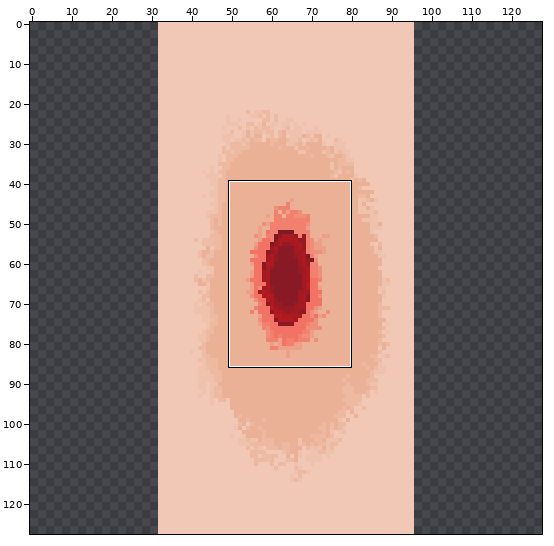
Edited in one commit: sprite sheet (Ludum Dare 43/Assets/Sprites/Enemies/eye.png). The first picture is a wide view before the edit; the outline marks the close-up.
Close-up. Before the commit:
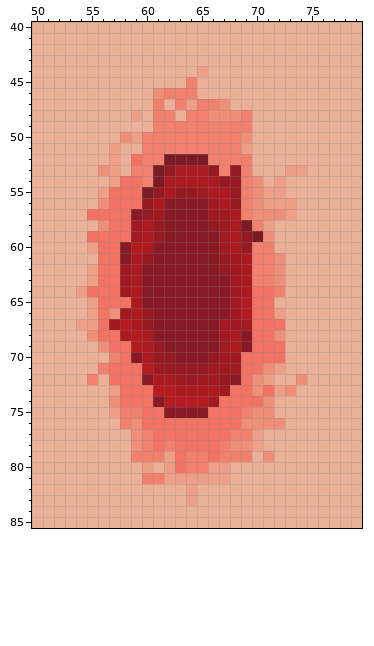
The file is 64x128 pixels. Colours within 5 levels of each other are drawn and written as one. Shown: x 50..79, y 40..85. The old version is drawn lined up with the new one, on the new canvas. The commit also changed other parts of the picture, which this record leaves out.
Once edited:
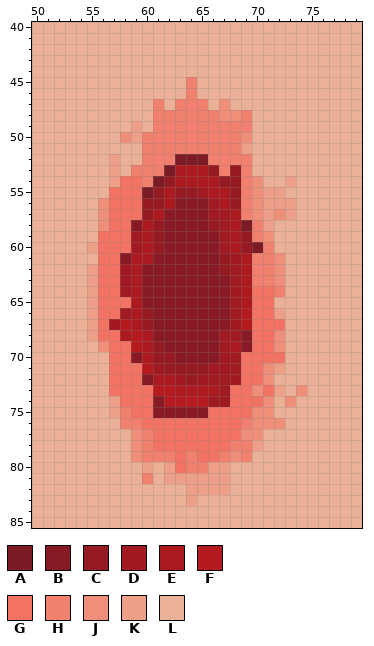
Palette (. is transparent): A #7b1b26  B #871a24  C #951a22  D #a11a21  E #ac1a20  F #b51a1f  G #f27363  H #f1806e  J #ef8f7a  K #ed9f87  L #ebb196
Change:
{"change": "canvas 64x128 -> 128x128, the old top-left corner now at 32,0"}
{"y":44,"x":65,"old":"K","new":"L"}
{"y":46,"x":61,"old":"JHH","new":"LLL"}
{"y":47,"x":64,"old":"K","new":"H"}
{"y":47,"x":66,"old":"H","new":"L"}
{"y":48,"x":59,"old":"K","new":"L"}
{"y":48,"x":63,"old":"L","new":"H"}
{"y":48,"x":66,"old":"J","new":"H"}
{"y":49,"x":59,"old":"L","new":"K"}
{"y":51,"x":57,"old":"K","new":"L"}
{"y":52,"x":59,"old":"G","new":"L"}
{"y":52,"x":62,"old":"A","new":"H"}
{"y":53,"x":56,"old":"J","new":"L"}
{"y":53,"x":61,"old":"AC","new":"HA"}
{"y":53,"x":73,"old":"KK","new":"LL"}
{"y":54,"x":62,"old":"E","new":"C"}
{"y":54,"x":72,"old":"KL","new":"LK"}
{"y":55,"x":56,"old":"K","new":"L"}
{"y":56,"x":61,"old":"EB","new":"CE"}
{"y":57,"x":55,"old":"GG","new":"LJ"}
{"y":57,"x":59,"old":"B","new":"G"}
{"y":57,"x":61,"old":"D","new":"E"}
{"y":57,"x":71,"old":"J","new":"K"}
{"y":58,"x":59,"old":"D","new":"B"}
{"y":59,"x":55,"old":"G","new":"L"}
{"y":59,"x":70,"old":"A","new":"H"}
{"y":60,"x":58,"old":"BF","new":"GD"}
{"y":60,"x":61,"old":"B","new":"C"}
{"y":60,"x":70,"old":"H","new":"A"}
{"y":61,"x":60,"old":"C","new":"E"}
{"y":64,"x":54,"old":"KG","new":"LK"}
{"y":65,"x":69,"old":"F","new":"E"}
{"y":66,"x":57,"old":"J","new":"G"}
{"y":67,"x":54,"old":"K","new":"L"}
{"y":67,"x":67,"old":"D","new":"B"}
{"y":67,"x":69,"old":"D","new":"F"}
{"y":68,"x":55,"old":"J","new":"K"}
{"y":68,"x":68,"old":"E","new":"D"}
{"y":69,"x":72,"old":"G","new":"J"}
{"y":70,"x":57,"old":"H","new":"G"}
{"y":70,"x":66,"old":"C","new":"B"}
{"y":71,"x":56,"old":"H","new":"L"}
{"y":72,"x":55,"old":"H","new":"L"}
{"y":72,"x":67,"old":"CB","new":"DD"}
{"y":72,"x":70,"old":"JK","new":"GJ"}
{"y":72,"x":74,"old":"J","new":"L"}
{"y":73,"x":57,"old":"K","new":"G"}
{"y":73,"x":73,"old":"JL","new":"LJ"}
{"y":74,"x":57,"old":"J","new":"K"}
{"y":74,"x":67,"old":"G","new":"D"}
{"y":74,"x":73,"old":"L","new":"J"}
{"y":75,"x":59,"old":"H","new":"G"}
{"y":75,"x":61,"old":"G","new":"B"}
{"y":75,"x":69,"old":"H","new":"G"}
{"y":76,"x":59,"old":"J","new":"H"}
{"y":76,"x":69,"old":"J","new":"H"}
{"y":77,"x":68,"old":"HHK","new":"GJJ"}
{"y":78,"x":62,"old":"H","new":"G"}
{"y":78,"x":67,"old":"HJJ","new":"GHH"}
{"y":79,"x":59,"old":"H","new":"J"}
{"y":79,"x":62,"old":"K","new":"H"}
{"y":79,"x":65,"old":"H","new":"G"}
{"y":79,"x":68,"old":"H","new":"J"}
{"y":79,"x":71,"old":"J","new":"L"}
{"y":81,"x":61,"old":"H","new":"L"}
{"y":82,"x":65,"old":"LLL","new":"KKK"}
{"label":"changed","picture_box":[76,66,307,495]}
